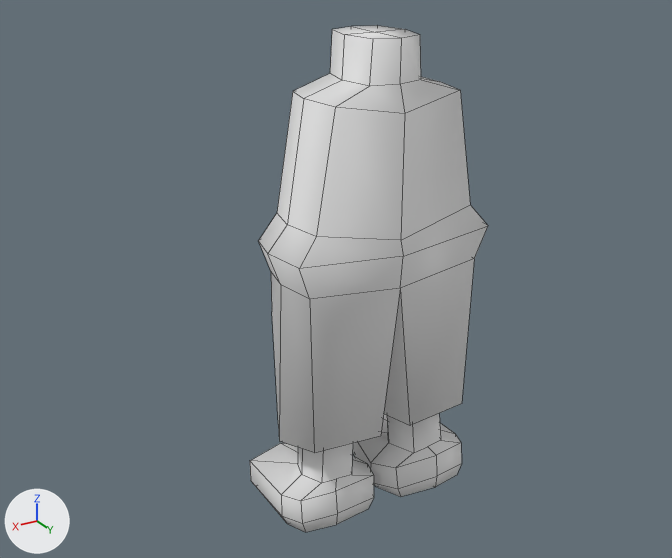
The Blender file IShouldHaveStayed/ART/player_model.blend as it was, and as the next commit left it.
Rendered twice from a 50 mm lens placed at (6.06, 7.44, 7.11), pointed at (1.43, -0.28, 3.25). The lights are fixed; the arrows at lower left show +X, +Y and +Z. Mesh edges are drawn as thin lines. The same objects are shown in both versions, whatever each file hides. Materials are left out; every surface is plain grey.

Script lines for the objects in view, before the commit:
```python
me_cube_002 = bpy.data.meshes.new('Cube.002')
me_cube_002.from_pydata(...)  # 149 vertices, 142 faces; spans x -3.85..3.85, y -3.22..1.57, z -7.81..1.0
me_cube_002.polygons.foreach_set('use_smooth', [True] * 142)
ob_body = bpy.data.objects.new('body', me_cube_002)
ob_body.location = (1.22, 0.09, 5.23)
ob_body.scale = (0.305, 0.348, 0.574)
```
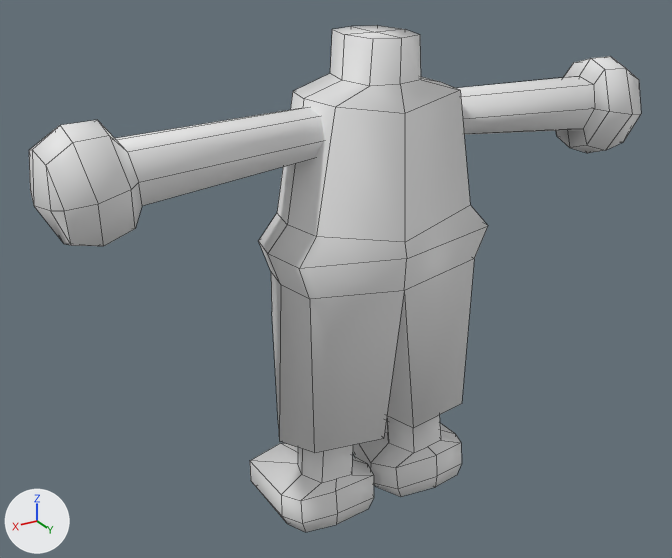
Where the newer file only moved an object's origin or applied its transform, the numbers keep the older frame.

Diff of the bpy script that builds the scene:
```diff
--- a/IShouldHaveStayed/ART/player_model.blend.py
+++ b/IShouldHaveStayed/ART/player_model.blend.py
@@ me_cube_002 @@
 # used by ob_body; location = (1.22, 0.09, 5.23); scale = (0.305, 0.348, 0.574)
-me_cube_002.from_pydata(...)  # 149 vertices, 142 faces; spans x -3.85..3.85, y -3.22..1.57, z -7.81..1.0
+me_cube_002.from_pydata(...)  # 239 vertices, 230 faces; spans x -10.81..10.74, y -3.22..1.75, z -7.81..1.0
+# me_cube_002 part 1: a new loose piece of 48 vertices spanning x -10.81..-1.59, y -1.32..1.6, z -1.67..0.18
+# me_cube_002 part 2: a new loose piece of 48 vertices spanning x 1.52..10.74, y -1.32..1.6, z -1.67..0.18
+# me_cube_002 part 3
+# 8 vertices are removed from x -0.02..0.02, y 0.0..1.57, z -2.54..-0.15
+# 18 faces are deleted
+# 3 vertices move from x -0.61..0.61, y 1.44..1.48, z -6.0..-3.15 to x -0.61..0.61, y 1.61..1.66, z -6.0..-3.15
+# 2 vertices are added at (0.0, 1.61, -2.28), (0.0, 1.75, -2.54)
+# 6 new faces join them
```

Pixel boxes (x1, y1, x2, y2) of what changed, in the pictures (672 x 558 px):
'body', reshaped (156% wider)
    before: (250, 25, 488, 532)
    after: (29, 25, 641, 532)
part 1 of me_cube_002, added
    after: (456, 56, 641, 153)
part 2 of me_cube_002, added
    after: (29, 107, 324, 246)
part 3 of me_cube_002, cut back
    both: (299, 91, 488, 453)
